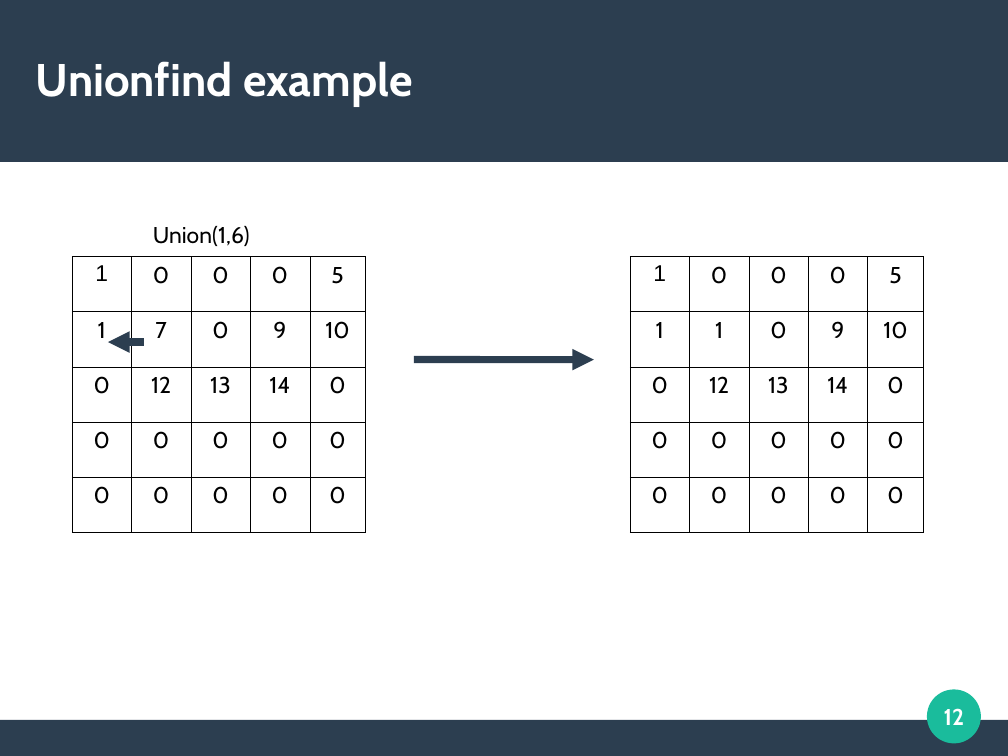
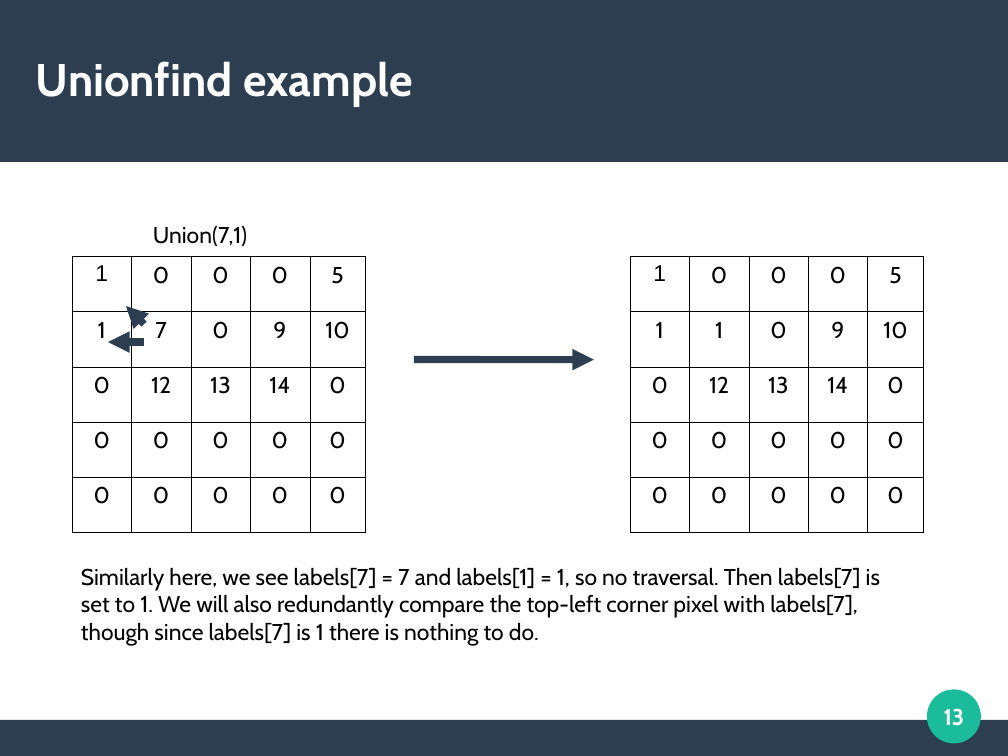
Before and after one commit to cycraig/ConnectedComponentsLabelling, a slide deck: slide 13 of presentation/Presentation.odp (slide 12 before the commit). Drawn at 1008x756 pixels with LibreOffice and Linux fonts; fonts in the diff are those of the drawing. Boxes give left, top, right and bottom in pixels: in the first picture for what was removed or moved away, otherwise in the second. Text is boxed around its words. In the diff, an @@ line names an element or a change of style, - is before the commit and + after.

```diff
--- a/presentation/Presentation.odp
+++ b/presentation/Presentation.odp
@@ text at (x1=153, y1=226, x2=247, y2=246): text changed @@
-Union(1,6)
+Union(7,1)
@@ arrow added from (144, 324) to (126, 306), #2C3E50 5.67 pt @@
@@ text added at (x1=81, y1=568, x2=880, y2=646), 18 pt, text #000000 @@
+Similarly here, we see labels[7] = 7 and labels[1] = 1, so no traversal. Then labels[7] is set to 1. We will also redundantly compare the top-left corner pixel with labels[7], though since labels[7] is 1 there is nothing to do.
@@ page number at (x1=944, y1=708, x2=965, y2=726): text changed @@
-12
+13
```
Also in this commit, not shown: 6 other slides changed, 8 slides added.
